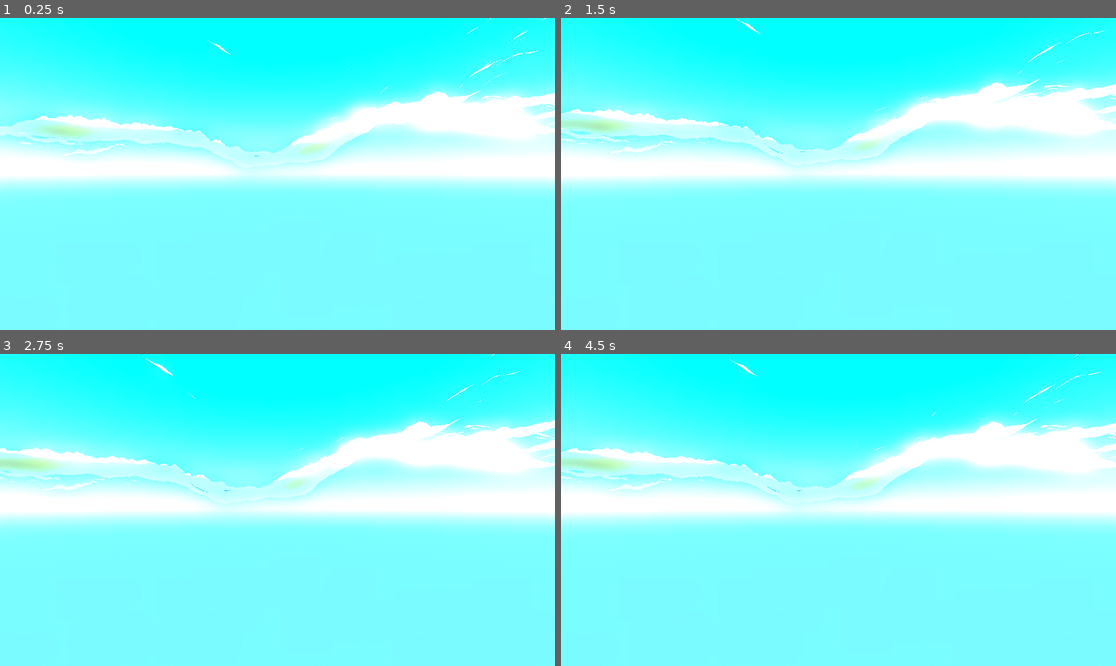
Above: before the commit, frames 1-4 (two rows, left to right).
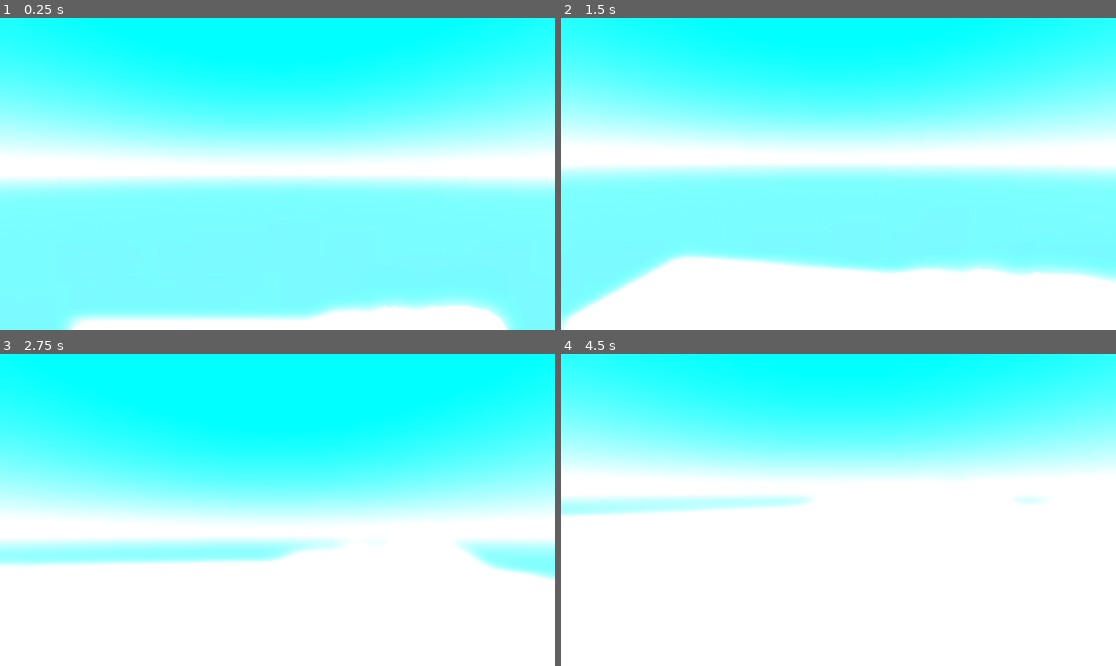
Above: after the commit, the same moments.

Repository: KatsuroDev/projet-veille
Game: Godot game, scene res://Scenes/test.tscn
Same seed, same stepped clock (60 frames per second), same inputs: the game is played once before the commit and once after it. Before the commit the project starts from res://Scene/Test.tscn.
Inputs (mouse positions are in pixels of both pictures, inside the frame that each line leads up to):
- Up to frame 1 (0.25 s): no input
- Up to frame 2 (1.5 s): tap Enter at 0.5 s; move the mouse to (960, 158) at 0.52 s; hold D (move_right, bound only after the commit) 0.53-1.25 s; hold W (move_front, bound only after the commit) 0.53-1.25 s; click (960, 158) at 0.67 s; tap Space (jump, bound only after the commit) at 0.77, 1.07 s; tap Q at 0.8 s; drag from (727, 189) to (810, 236) at 1.27 s
- Up to frame 3 (2.75 s): move the mouse to (333, 441) at 2.02 s; hold D (move_right, bound only after the commit) from 2.03 s (still down); tap E at 2.1 s; click (333, 441) at 2.17 s; tap Shift at 2.3 s
- Up to frame 4 (4.5 s): release D (move_right, bound only after the commit) at 2.75 s; drag from (810, 572) to (672, 463) at 2.77 s; tap Space (jump, bound only after the commit) at 3.5, 3.77, 3.8, 4.07 s; move the mouse to (1005, 556) at 3.52 s; hold A (move_left, bound only after the commit) 3.53-4.25 s; tap Alt at 3.6 s; click (1005, 556) at 3.67 s; tap Escape (ui_cancel) at 4.15 s; drag from (672, 463) to (755, 432) at 4.27 s

The runs differ from the first frame. In frame 1, 16% of the frame differs, in the area x 0-100%, y 0-100%; in frame 2, 44%; in frame 3, 84%; in frame 4, 79%.

Commit message:
Add Player Controller

Diff:
--- /dev/null
+++ b/Prefabs/PlayerController.tscn
@@ -0,0 +1,18 @@
+[gd_scene load_steps=4 format=3 uid="uid://c7i1fy3orqwm7"]
+
+[ext_resource type="Script" uid="uid://rxgctildfrqy" path="res://Scripts/PlayerController.gd" id="1_l5s0g"]
+[ext_resource type="Script" uid="uid://c5s7h6vp35675" path="res://Scripts/MouseHandling.gd" id="2_cokxn"]
+
+[sub_resource type="CapsuleShape3D" id="CapsuleShape3D_hulf2"]
+
+[node name="PlayerController" type="CharacterBody3D"]
+script = ExtResource("1_l5s0g")
+
+[node name="Camera3D" type="Camera3D" parent="."]
+transform = Transform3D(1, 0, 0, 0, 1, 0, 0, 0, 1, 0, 1.49751, 0)
+current = true
+script = ExtResource("2_cokxn")
+
+[node name="CollisionShape3D" type="CollisionShape3D" parent="."]
+transform = Transform3D(1, 0, 0, 0, 1, 0, 0, 0, 1, 0, 1, 0)
+shape = SubResource("CapsuleShape3D_hulf2")
--- a/Resources/Custom Scripts/ChunkData.gd
+++ b/Resources/Custom Scripts/ChunkData.gd
@@ -1,5 +1,4 @@
-class_name ChunkData
-extends Resource
+class_name ChunkData extends Resource
 
 signal image_drawn(image: Image)
 
--- a/Scene/Test.tscn
+++ b/Scenes/test.tscn
@@ -1,12 +1,13 @@
-[gd_scene load_steps=12 format=3 uid="uid://ciavo4s3oyclq"]
+[gd_scene load_steps=13 format=3 uid="uid://ciavo4s3oyclq"]
 
-[ext_resource type="Script" uid="uid://b13uimpip7s2u" path="res://Scripts/TerrainGenerator.gd" id="1_yb7oq"]
-[ext_resource type="Curve" uid="uid://csksvqfnm0kon" path="res://Resources/curve.tres" id="2_puuaq"]
-[ext_resource type="Environment" uid="uid://toi61qlg5jcx" path="res://Resources/World Environments/world_environment.tres" id="3_asc4v"]
-[ext_resource type="CameraAttributesPractical" uid="uid://bwr15hkv875k8" path="res://Resources/Camera Attributes/camera_attributes.tres" id="4_1i1hv"]
-[ext_resource type="Script" uid="uid://ucrdvw2vdklp" path="res://Scripts/camera.gd" id="4_asc4v"]
-[ext_resource type="AudioStream" uid="uid://bxcqdemeb076a" path="res://Resources/Music/Escaped - By shrmp.wav" id="5_1i1hv"]
-[ext_resource type="Script" uid="uid://dnj2q3bpm21dy" path="res://Scripts/MusicPlayer.gd" id="6_wf6tq"]
+[ext_resource type="Script" uid="uid://b13uimpip7s2u" path="res://Scripts/TerrainGenerator.gd" id="1_0c07c"]
+[ext_resource type="Curve" uid="uid://csksvqfnm0kon" path="res://Resources/curve.tres" id="2_2cgwh"]
+[ext_resource type="Script" uid="uid://ucrdvw2vdklp" path="res://Scripts/camera.gd" id="3_iaow0"]
+[ext_resource type="Environment" uid="uid://toi61qlg5jcx" path="res://Resources/World Environments/world_environment.tres" id="4_qpfo2"]
+[ext_resource type="CameraAttributesPractical" uid="uid://bwr15hkv875k8" path="res://Resources/Camera Attributes/camera_attributes.tres" id="5_yb21e"]
+[ext_resource type="AudioStream" uid="uid://bxcqdemeb076a" path="res://Resources/Music/Escaped - By shrmp.wav" id="6_aees8"]
+[ext_resource type="Script" uid="uid://dnj2q3bpm21dy" path="res://Scripts/MusicPlayer.gd" id="7_mie3u"]
+[ext_resource type="PackedScene" uid="uid://c7i1fy3orqwm7" path="res://Prefabs/PlayerController.tscn" id="8_0qy5o"]
 
 [sub_resource type="FastNoiseLite" id="FastNoiseLite_mypys"]
 noise_type = 0
@@ -36,8 +37,7 @@
 
 [node name="FreeLookCamera" type="Camera3D" parent="."]
 transform = Transform3D(1, 0, 0, 0, 1, 0, 0, 0, 1, 0, 10, 0)
-current = true
-script = ExtResource("4_asc4v")
+script = ExtResource("3_iaow0")
 metadata/_custom_type_script = "uid://ucrdvw2vdklp"
 
 [node name="Viewer" type="Node3D" parent="FreeLookCamera"]
@@ -55,12 +55,15 @@
 shape = SubResource("SphereShape3D_1i1hv")
 
 [node name="WorldEnvironment" type="WorldEnvironment" parent="."]
-environment = ExtResource("3_asc4v")
-camera_attributes = ExtResource("4_1i1hv")
+environment = ExtResource("4_qpfo2")
+camera_attributes = ExtResource("5_yb21e")
 
 [node name="MeshInstance3D" type="MeshInstance3D" parent="."]
 mesh = SubResource("PlaneMesh_asc4v")
 
 [node name="MusicPlayer" type="AudioStreamPlayer" parent="."]
-stream = ExtResource("5_1i1hv")
-script = ExtResource("6_wf6tq")
+stream = ExtResource("6_aees8")
+script = ExtResource("7_mie3u")
+
+[node name="PlayerController" parent="." instance=ExtResource("8_0qy5o")]
+transform = Transform3D(1, 0, 0, 0, 1, 0, 0, 0, 1, 0, 100, 0)
--- a/Scripts/Chunk.gd
+++ b/Scripts/Chunk.gd
@@ -1,6 +1,5 @@
 @tool
-class_name Chunk
-extends MeshInstance3D
+class_name Chunk extends MeshInstance3D
 
 @export var level_of_detail: int:
 	set(value):
--- /dev/null
+++ b/Scripts/MouseHandling.gd
@@ -0,0 +1,12 @@
+extends Camera3D
+
+func _ready() -> void:
+	Input.set_mouse_mode(Input.MOUSE_MODE_CAPTURED)
+
+func _input(event: InputEvent) -> void:
+	if event.is_action_pressed("ui_cancel"):
+		Input.set_mouse_mode(Input.MOUSE_MODE_VISIBLE)
+	if event.is_action_pressed("shoot"):
+		if Input.get_mouse_mode() == Input.MOUSE_MODE_VISIBLE:
+			Input.set_mouse_mode(Input.MOUSE_MODE_CAPTURED)
+			get_viewport().set_input_as_handled()
--- /dev/null
+++ b/Scripts/PlayerController.gd
@@ -0,0 +1,58 @@
+class_name PlayerController extends CharacterBody3D
+
+@export var walk_speed: float = 6
+@export var acceleration: float = 10
+@export var gravity: float = 15
+@export var mouse_sensitivity: float = 0.05
+@export var jump_strength: float = 6
+@export var joypad_sensitivity: float = 2
+@export var joypad_deadzone: float = 0.15
+
+@onready var camera := $Camera3D as Camera3D
+
+var direction := Vector3()
+var gravity_vec := Vector3()
+var jumping: bool = false;
+
+
+func _physics_process(delta: float) -> void:
+	handle_movement_input()
+	move(delta)
+
+
+func handle_movement_input() -> void:
+	direction = Vector3.ZERO
+	if(Input.is_action_pressed("move_front")):
+		direction += -transform.basis.z
+	if(Input.is_action_pressed("move_back")):
+		direction += transform.basis.z
+	if(Input.is_action_pressed("move_left")):
+		direction += -transform.basis.x
+	if(Input.is_action_pressed("move_right")):
+		direction += transform.basis.x
+	direction = direction.normalized()
+
+	jumping = Input.is_action_just_pressed("jump")
+
+
+func move(delta: float) -> void:
+	velocity = velocity.lerp(direction * walk_speed, acceleration * delta)
+
+	if is_on_floor():
+		velocity.y = 0
+		gravity_vec = Vector3()
+		if jumping:
+			gravity_vec.y = jump_strength
+	else:
+		gravity_vec += Vector3.DOWN * gravity * delta
+
+	velocity.y = gravity_vec.y
+	move_and_slide()
+
+
+func _unhandled_input(event: InputEvent) -> void:
+	if event is InputEventMouseMotion and Input.get_mouse_mode() == Input.MOUSE_MODE_CAPTURED:
+		var mouse_event := event as InputEventMouseMotion
+		rotate_y(deg_to_rad((-mouse_event.relative.x * mouse_sensitivity)))
+		camera.rotate_x(deg_to_rad(-mouse_event.relative.y * mouse_sensitivity))
+		camera.rotation_degrees.x = clamp(camera.rotation_degrees.x, -90, 90)
--- a/Scripts/TerrainGenerator.gd
+++ b/Scripts/TerrainGenerator.gd
@@ -1,6 +1,5 @@
 @tool
-class_name TerrainGenerator
-extends Node
+class_name TerrainGenerator extends Node
 
 @export var noise: FastNoiseLite
 @export_tool_button("Generate") var action: Callable = generate
--- a/Scripts/camera.gd
+++ b/Scripts/camera.gd
@@ -31,13 +31,15 @@
 func _input(event: InputEvent) -> void:
 	# Receives mouse motion
 	if event is InputEventMouseMotion:
-		_mouse_position = event.relative
+		var mouse_event := event as InputEventMouseMotion
+		_mouse_position = mouse_event.relative
 
 	# Receives mouse button input
 	if event is InputEventMouseButton:
-		match event.button_index:
+		var mouse_button_event := event as InputEventMouseButton
+		match mouse_button_event.button_index:
 			MOUSE_BUTTON_RIGHT: # Only allows rotation if right click down
-				Input.set_mouse_mode(Input.MOUSE_MODE_CAPTURED if event.pressed else Input.MOUSE_MODE_VISIBLE)
+				Input.set_mouse_mode(Input.MOUSE_MODE_CAPTURED if mouse_button_event.pressed else Input.MOUSE_MODE_VISIBLE)
 			MOUSE_BUTTON_WHEEL_UP: # Increases max velocity
 				_vel_multiplier = clamp(_vel_multiplier * 1.1, 0.2, 20)
 				print(_vel_multiplier)
@@ -46,23 +48,24 @@
 
 	# Receives key input
 	if event is InputEventKey:
-		match event.keycode:
+		var key_event := event as InputEventKey
+		match key_event.keycode:
 			KEY_W:
-				_w = event.pressed
+				_w = key_event.pressed
 			KEY_S:
-				_s = event.pressed
+				_s = key_event.pressed
 			KEY_A:
-				_a = event.pressed
+				_a = key_event.pressed
 			KEY_D:
-				_d = event.pressed
+				_d = key_event.pressed
 			KEY_Q:
-				_q = event.pressed
+				_q = key_event.pressed
 			KEY_E:
-				_e = event.pressed
+				_e = key_event.pressed
 			KEY_SHIFT:
-				_shift = event.pressed
+				_shift = key_event.pressed
 			KEY_ALT:
-				_alt = event.pressed
+				_alt = key_event.pressed
 
 # Updates mouselook and movement every frame
 func _process(delta: float) -> void:
--- a/project.godot
+++ b/project.godot
@@ -12,7 +12,7 @@
 
 config/name="Escape to Erutan"
 config/version="v1.0.0-alpha"
-run/main_scene="res://Scene/test.tscn"
+run/main_scene="res://Scenes/test.tscn"
 config/features=PackedStringArray("4.4", "Forward Plus")
 config/icon="res://icon.svg"
 
@@ -26,6 +26,34 @@
 gdscript/warnings/unsafe_call_argument=1
 gdscript/warnings/integer_division=0
 
+[input]
+
+move_front={
+"deadzone": 0.2,
+"events": [Object(InputEventKey,"resource_local_to_scene":false,"resource_name":"","device":0,"window_id":0,"alt_pressed":false,"shift_pressed":false,"ctrl_pressed":false,"meta_pressed":false,"pressed":false,"keycode":0,"physical_keycode":87,"key_label":0,"unicode":0,"location":0,"echo":false,"script":null)
+]
+}
+move_back={
+"deadzone": 0.2,
+"events": [Object(InputEventKey,"resource_local_to_scene":false,"resource_name":"","device":-1,"window_id":0,"alt_pressed":false,"shift_pressed":false,"ctrl_pressed":false,"meta_pressed":false,"pressed":false,"keycode":0,"physical_keycode":83,"key_label":0,"unicode":115,"location":0,"echo":false,"script":null)
+]
+}
+move_left={
+"deadzone": 0.2,
+"events": [Object(InputEventKey,"resource_local_to_scene":false,"resource_name":"","device":-1,"window_id":0,"alt_pressed":false,"shift_pressed":false,"ctrl_pressed":false,"meta_pressed":false,"pressed":false,"keycode":0,"physical_keycode":65,"key_label":0,"unicode":97,"location":0,"echo":false,"script":null)
+]
+}
+move_right={
+"deadzone": 0.2,
+"events": [Object(InputEventKey,"resource_local_to_scene":false,"resource_name":"","device":-1,"window_id":0,"alt_pressed":false,"shift_pressed":false,"ctrl_pressed":false,"meta_pressed":false,"pressed":false,"keycode":0,"physical_keycode":68,"key_label":0,"unicode":100,"location":0,"echo":false,"script":null)
+]
+}
+jump={
+"deadzone": 0.2,
+"events": [Object(InputEventKey,"resource_local_to_scene":false,"resource_name":"","device":-1,"window_id":0,"alt_pressed":false,"shift_pressed":false,"ctrl_pressed":false,"meta_pressed":false,"pressed":false,"keycode":0,"physical_keycode":32,"key_label":0,"unicode":32,"location":0,"echo":false,"script":null)
+]
+}
+
 [physics]
 
 3d/run_on_separate_thread=true
Not shown: 1 places in Scenes/test.tscn that only renumber resources
Not shown, added: Scripts/MouseHandling.gd.uid
Not shown, added: Scripts/PlayerController.gd.uid
